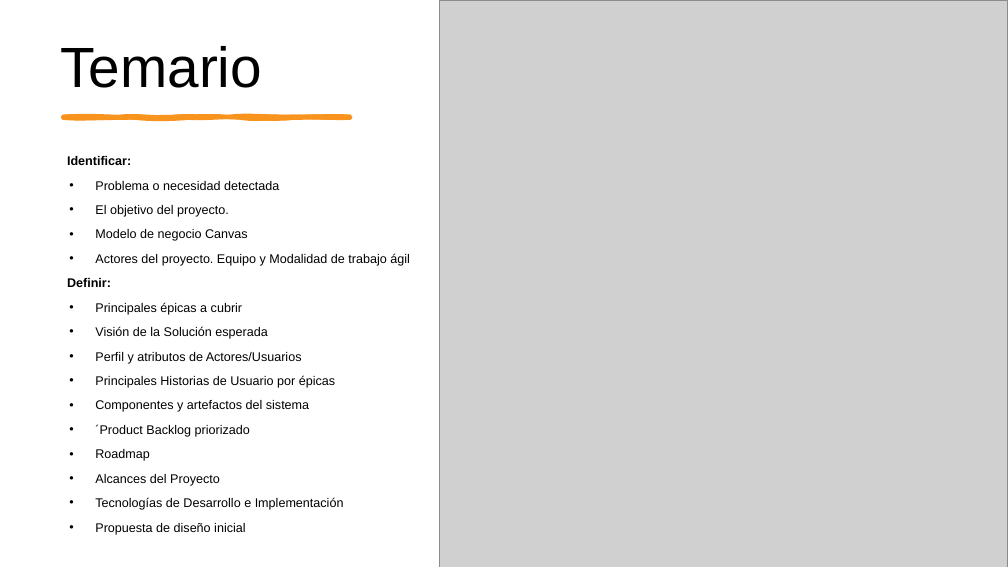
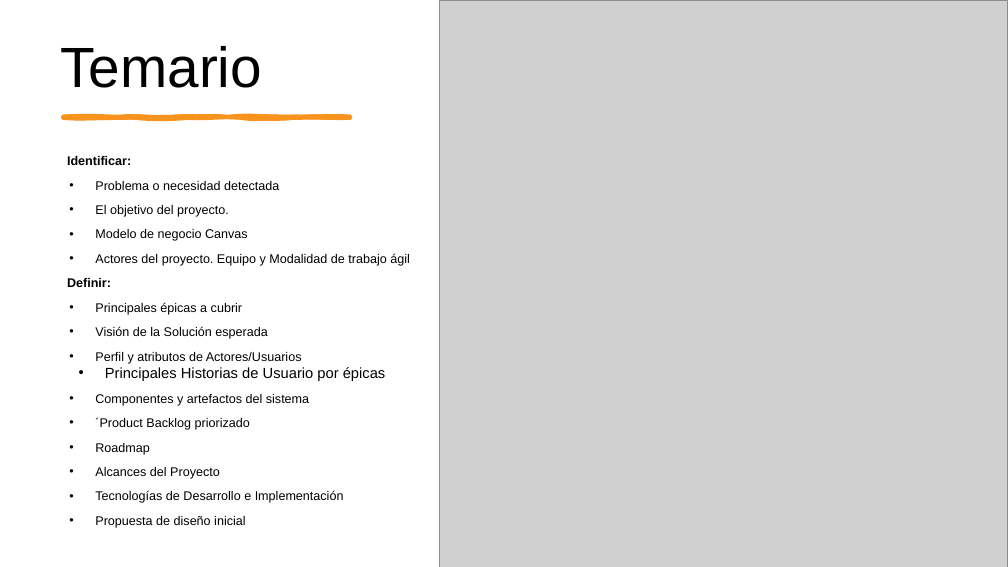
Before and after one commit to nrocha02/2025_MA_CAPSTONE_704D_GRUPO_2, a slide deck: slide 2 of Evidencias Grupales/03-ESTRUCTURA-PRESENTACION-VISION INICIAL DEL PROYECTO.pptx. Drawn at 1008x567 pixels with LibreOffice and Linux fonts; fonts in the diff are those of the drawing; grey boxes stand for pictures. Boxes give left, top, right and bottom in pixels: in the first picture for what was removed or moved away, otherwise in the second. Text is boxed around its words. In the diff, an @@ line names an element or a change of style, - is before the commit and + after.

```diff
--- a/Evidencias Grupales/03-ESTRUCTURA-PRESENTACION-VISION INICIAL DEL PROYECTO.pptx
+++ b/Evidencias Grupales/03-ESTRUCTURA-PRESENTACION-VISION INICIAL DEL PROYECTO.pptx
@@ text at (105,367,386,381): size 12 to 14 pt in "Principales Historias de Usuario por épicas"; indent changed; line spacing 1.2 to 1; less space between paragraphs @@
```
Also in this commit, not shown: 4 other slides changed, 1 slide added, 1 slide removed.
